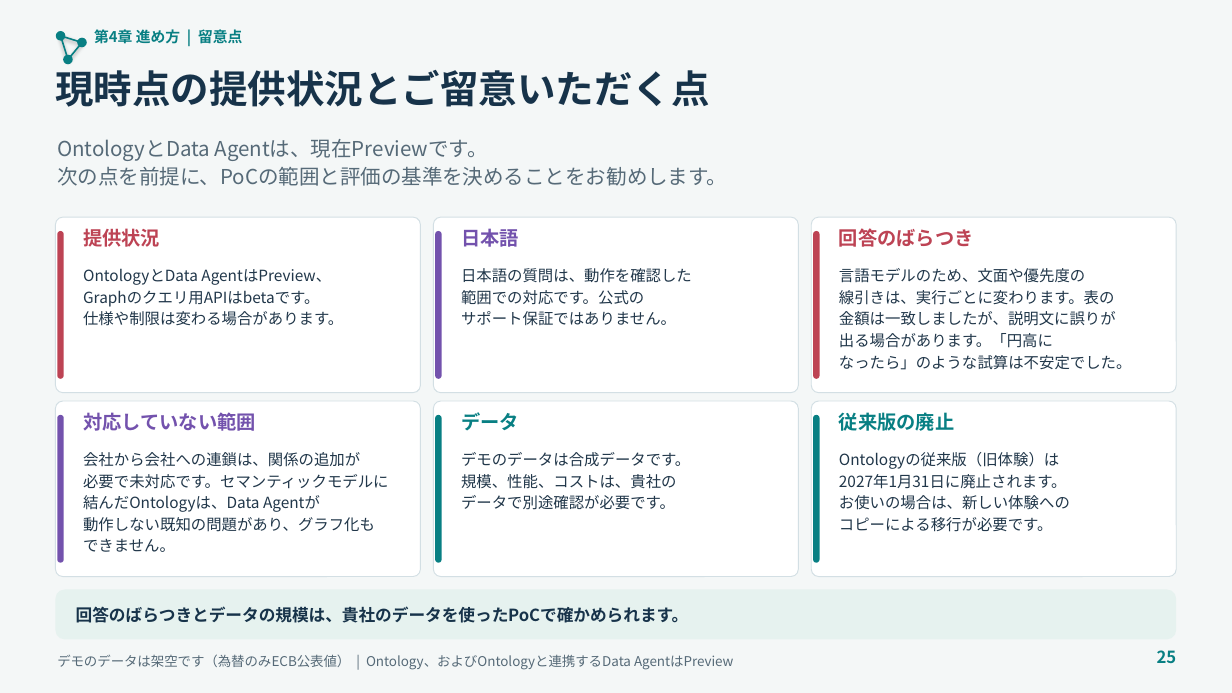
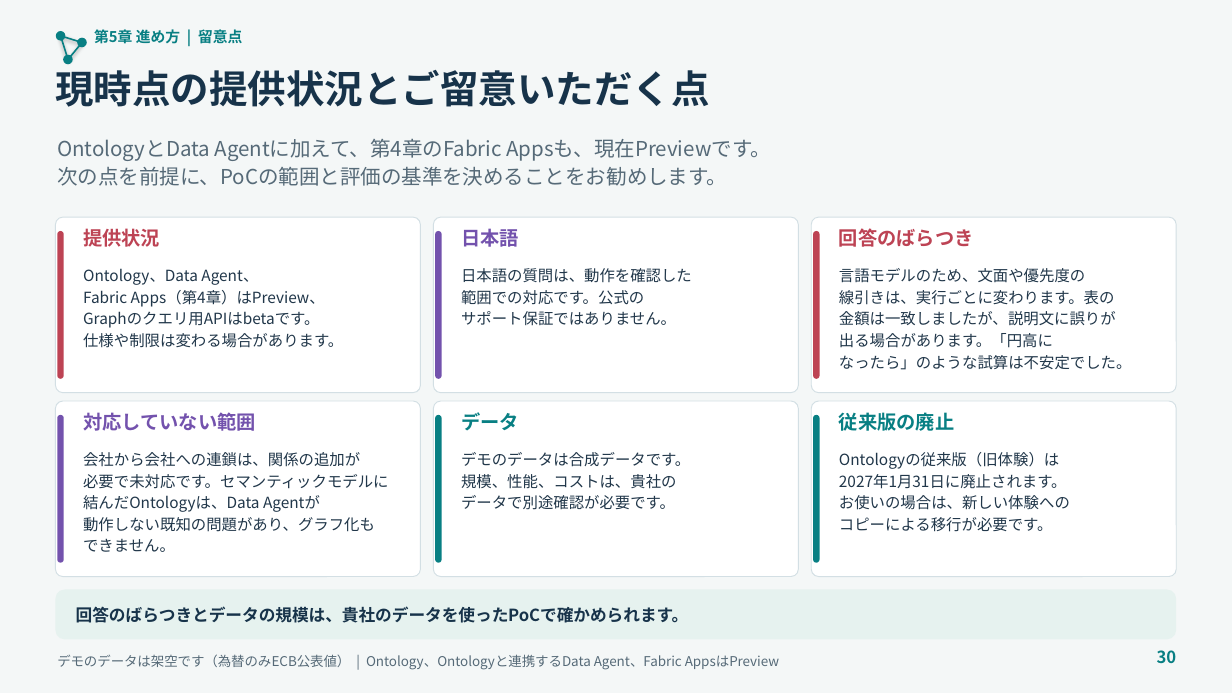
Before and after one commit to c-nova/FabricOntology_Trading, a slide deck: slide 30 of decks/TradingOntology_Customer_Deck_JA.pptx (slide 25 before the commit). Drawn at 1232x693 pixels with LibreOffice and Linux fonts; fonts in the diff are those of the drawing. Boxes give left, top, right and bottom in pixels: in the first picture for what was removed or moved away, otherwise in the second. Text is boxed around its words. In the diff, an @@ line names an element or a change of style, - is before the commit and + after.

```diff
--- a/decks/TradingOntology_Customer_Deck_JA.pptx
+++ b/decks/TradingOntology_Customer_Deck_JA.pptx
@@ text at [94,29,242,44]: text changed @@
-第4章 進め方 | 留意点
+第5章 進め方 | 留意点
@@ text at [57,139,770,161]: text changed @@
-OntologyとData Agentは、現在Previewです。
+OntologyとData Agentに加えて、第4章のFabric Appsも、現在Previewです。
@@ text at [83,268,343,348]: text changed @@
-OntologyとData AgentはPreview、
-Graphのクエリ用APIはbetaです。
-仕様や制限は変わる場合があります。
+Ontology、Data Agent、
+Fabric Apps（第4章）はPreview、
+Graphのクエリ用APIはbetaです。
+仕様や制限は変わる場合があります。
@@ text at [57,654,779,670]: text changed @@
-デモのデータは架空です（為替のみECB公表値） | Ontology、およびOntologyと連携するData AgentはPreview
+デモのデータは架空です（為替のみECB公表値） | Ontology、Ontologyと連携するData Agent、Fabric AppsはPreview
@@ text at [1157,650,1177,663]: text changed @@
-25
+30
```
Also in this commit, not shown: 27 other slides changed, 5 slides added, 10 other files.
